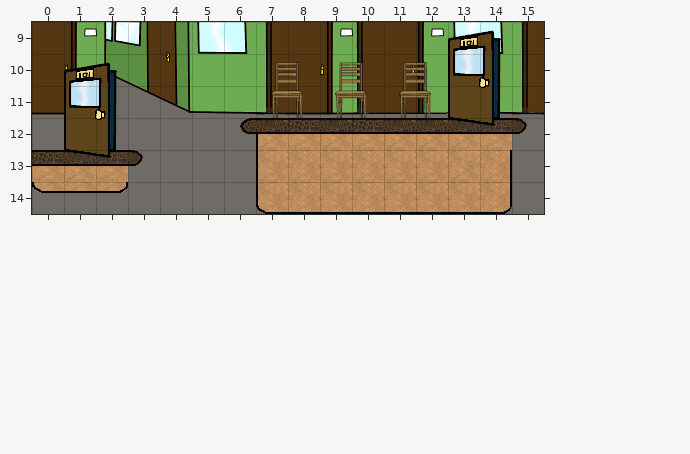
An edit to a level. Tiled map (JSON), data/map/area04.json. Above is the file before it was changed.
Cells are 32x32 px. Shown: x 0..15, y 9..14.
New version:
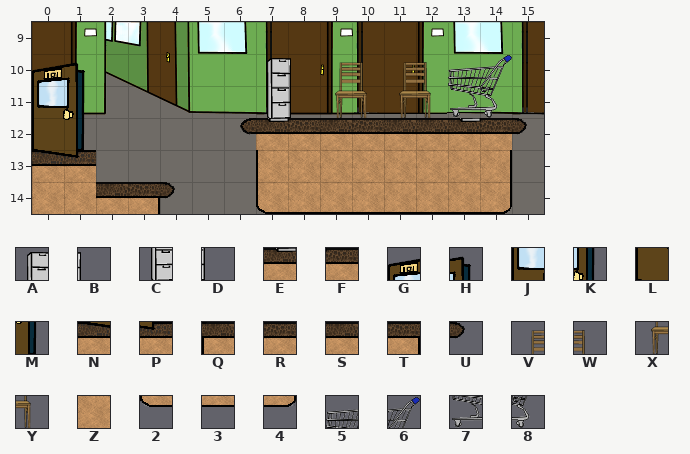
Key: from "Tileset-Immatrikulationsamt": A 10, B 11, C 24, D 25, E 40, F 41, G 50, H 51, J 64, K 65, L 78, M 79, N 94, P 95, Q 114, R 115, S 116, T 119, U 120, V 140, W 141, X 154, Y 155, Z 172, 2 210, 3 211, 4 215; from "Tileset-Supermarkt": 5 52, 6 53, 7 64, 8 65.
_ is an empty cell.
Commit message: added new play.js for the Amt and completet both levels
Diff:
Layer "Foreground":
y 9: x 13..14 GH -> __
y 10: x 0..2 _GH -> GH_; x 7..8 VW -> AB; x 13..14 JK -> 56
y 11: x 0..2 _JK -> JK_; x 7..8 XY -> CD; x 13..14 LM -> 78
y 12: x 0..2 _LM -> LM_; x 7 Q -> E; x 13..14 NP -> EF
y 13: x 0..3 RNPU -> NP__
y 14: x 0..4 234__ -> ZZSTU
Boxes around the changes in both pictures, in picture pixels (x1, y1, x2, y2):
changed: (448, 30, 512, 132)
changed: (32, 62, 175, 214)
changed: (256, 58, 303, 150)
